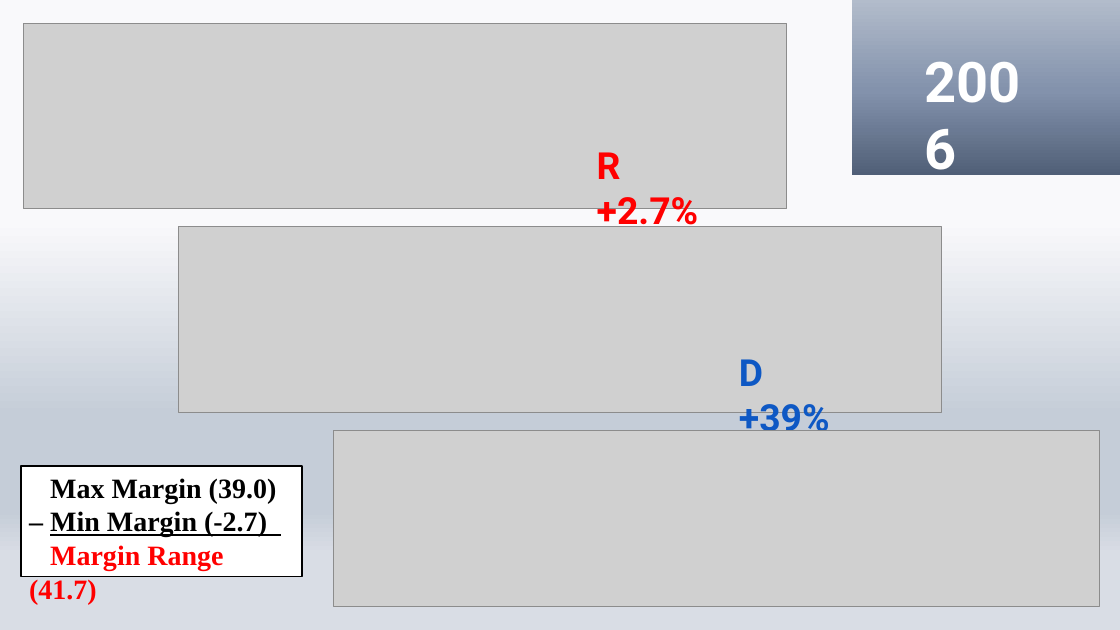
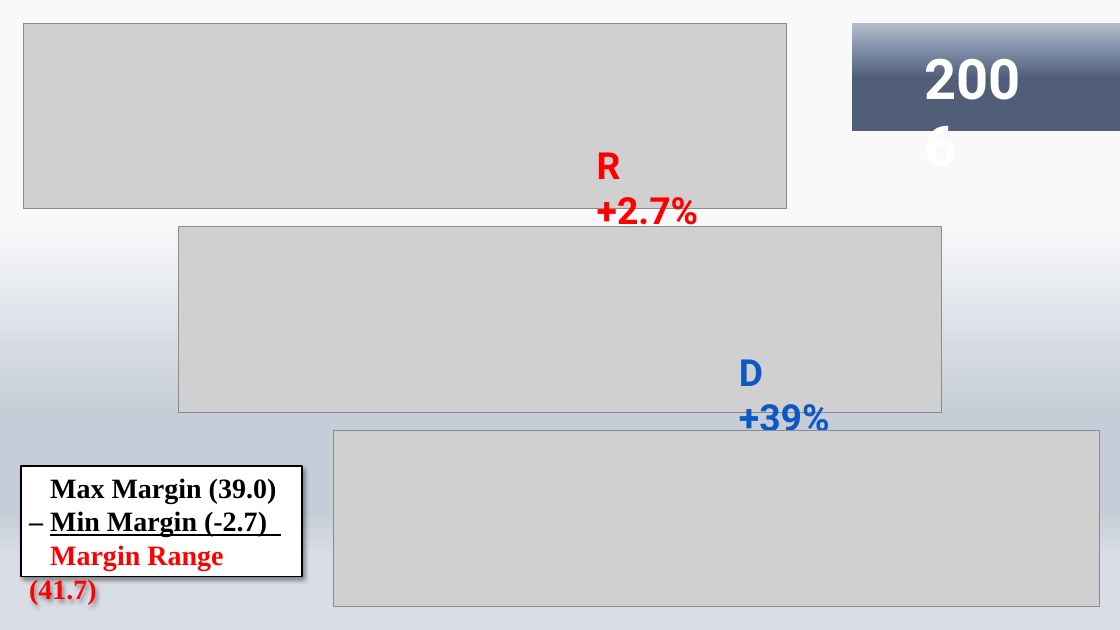
Before and after one commit to nickforte/TN-Split_Ticket, a slide deck: slide 5 of Presentation/nick_forte_capstone.pptx. Drawn at 1120x630 pixels with LibreOffice and Linux fonts; fonts in the diff are those of the drawing; grey boxes stand for pictures. Boxes give left, top, right and bottom in pixels: in the first picture for what was removed or moved away, otherwise in the second. Text is boxed around its words. In the diff, an @@ line names an element or a change of style, - is before the commit and + after.

```diff
--- a/Presentation/nick_forte_capstone.pptx
+++ b/Presentation/nick_forte_capstone.pptx
@@ rectangle resized from (x1=852, y1=0, x2=1120, y2=175) to (x1=852, y1=24, x2=1120, y2=131) @@
@@ text "2006" moved from (x1=917, y1=43, x2=1056, y2=119) to (x1=917, y1=39, x2=1056, y2=115) @@
@@ rectangle "Max Margin (39.0)" at (x1=21, y1=466, x2=302, y2=576): shadow on @@
```
Also in this commit, not shown: 9 other slides changed, 1 slide added.
